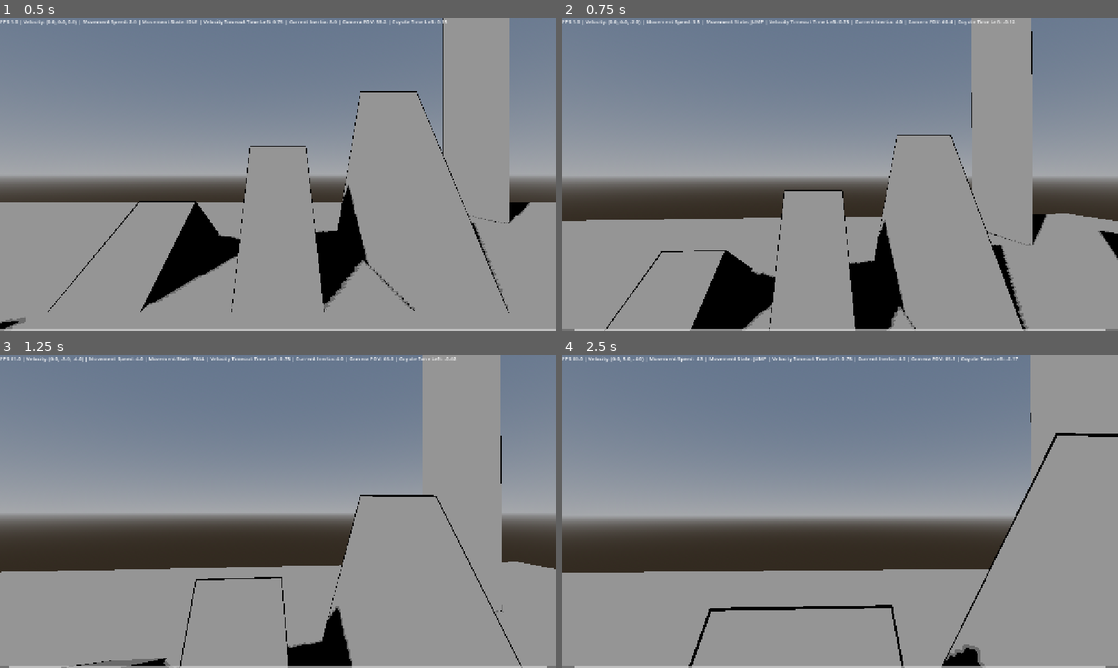
Above: before the commit, frames 1-4 (two rows, left to right).
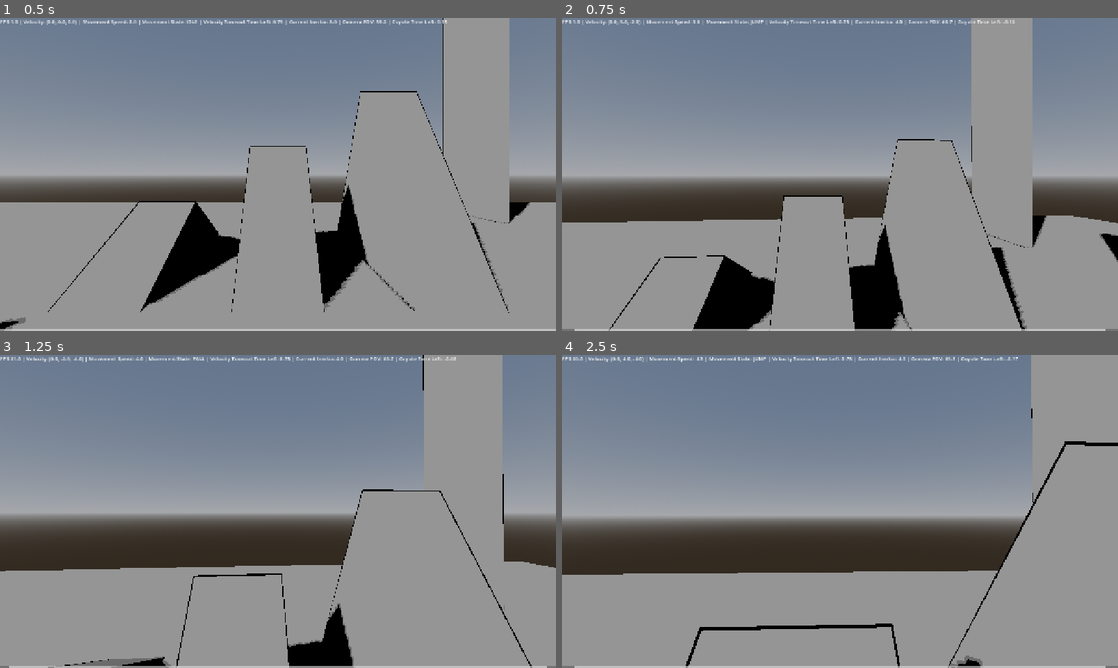
Above: after the commit, the same moments.

Repository: naxemis/multiplayer-fps
Game: Godot game, scene res://scenes/root/root.tscn
Same seed, same stepped clock (60 frames per second), same inputs: the game is played once before the commit and once after it.
Inputs (mouse positions are in pixels of both pictures, inside the frame that each line leads up to):
- Up to frame 1 (0.5 s): no input
- Up to frame 2 (0.75 s): move the mouse to (867, 174) at 0.52 s; hold W (forward) from 0.53 s (still down); tap Space (jump) at 0.6 s
- Up to frame 3 (1.25 s): keep holding W (forward); tap Ctrl (change_wall_jump_direction) at 0.77 s
- Up to frame 4 (2.5 s): keep holding W (forward); move the mouse to (812, 511) at 1.27 s; tap Middle mouse button (free_look) at 1.35 s; tap Ctrl (change_wall_jump_direction) at 1.52 s; tap Space (jump) at 1.55, 2.3 s; move the mouse to (851, 505) at 2.02 s; hold Shift (run) from 2.03 s (still down)

Frame 1 is identical in both runs. In frame 2, 2.1% of the frame differs, in the area x 0-100%, y 0-100%; in frame 3, 1.6%; in frame 4, 2.8%.

Commit message:
fix(state_machine): movement states overlapping

Diff:
--- a/scripts/player/components/movement_state_machine.gd
+++ b/scripts/player/components/movement_state_machine.gd
@@ -1,7 +1,5 @@
 class_name MovementStateMachine
 extends Node
-
-# TODO: Fix movement states overlapping (e.g. player can jump and movement state will switch to jump for a second, and then switch back to previous state)
 
 # Signals
 signal state_changed(new_state: int)
--- a/scripts/player/player.gd
+++ b/scripts/player/player.gd
@@ -329,19 +329,20 @@
 	movement_state_machine.state_changed.connect(_on_state_changed)
 
 func _process(delta: float) -> void:
-	movement_state_machine.process(delta)
+	camera_controller.process(delta, movement_speed)
+
+	var movement_states_array: Array[String] = ["IDLE", "WALK", "RUN", "CROUCH", "SLIDE", "JUMP", "DOUBLE_JUMP", "WALL_JUMP", "FALL"]
+	%Debug.text = str("FPS:", Engine.get_frames_per_second(), " | Velocity: ", round(velocity), " | Movement Speed: ", snappedf(movement_speed, 0.1), " | Movement State: ", movement_states_array[movement_state_machine._current_state], " | Velocity Timeout Time Left: ", velocity_timeout_time_left, " | Current Inertia: ", current_inertia, " | Camera FOV: ", snappedf(%Camera.fov, 0.1), " | Coyote Time Left: ", snappedf(movement_state_machine.coyote_time_left, 0.01))
+
+func _physics_process(delta: float) -> void:
 	get_velocity_timeout(delta)
 	collision_shape_animations(delta)
 	calculate_stamina(delta)
 	get_movement_directions()
 	calulcate_movement_inertia(delta)
 
-	camera_controller.process(delta, movement_speed)
-
-	var movement_states_array: Array[String] = ["IDLE", "WALK", "RUN", "CROUCH", "SLIDE", "JUMP", "DOUBLE_JUMP", "WALL_JUMP", "FALL"]
-	%Debug.text = str("FPS:", Engine.get_frames_per_second(), " | Velocity: ", round(velocity), " | Movement Speed: ", snappedf(movement_speed, 0.1), " | Movement State: ", movement_states_array[movement_state_machine._current_state], " | Velocity Timeout Time Left: ", velocity_timeout_time_left, " | Current Inertia: ", current_inertia, " | Camera FOV: ", snappedf(%Camera.fov, 0.1), " | Coyote Time Left: ", snappedf(movement_state_machine.coyote_time_left, 0.01))
-
-func _physics_process(delta: float) -> void:
+	movement_state_machine.process(delta)
+
 	current_movement_logic.call()
 
 	var floor_speed: float = crouch_speed + current_walk_speed + run_speed
